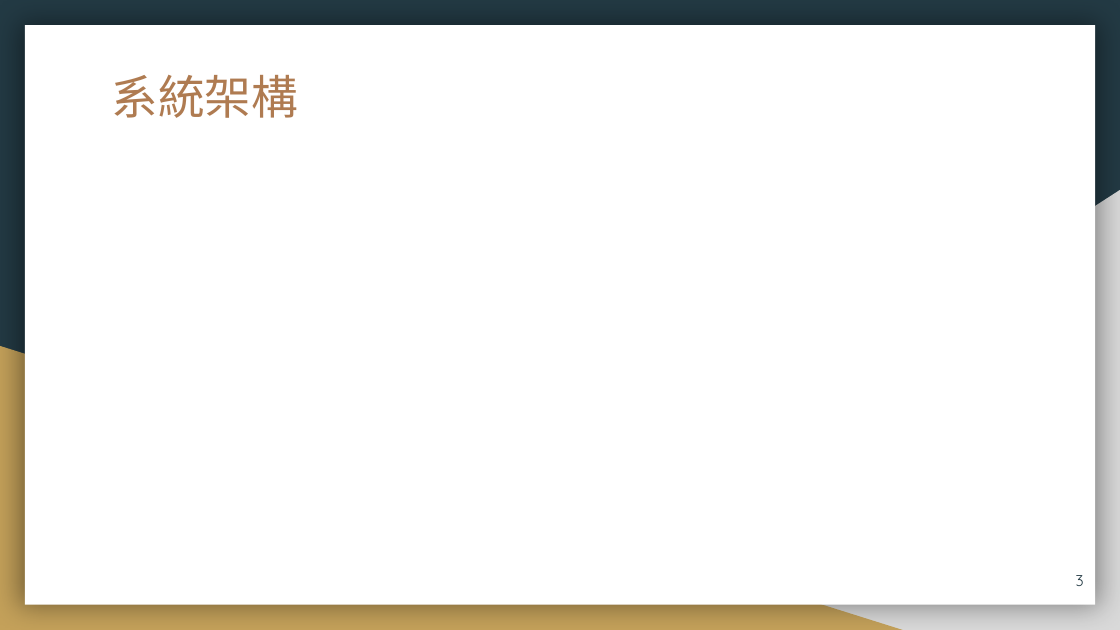
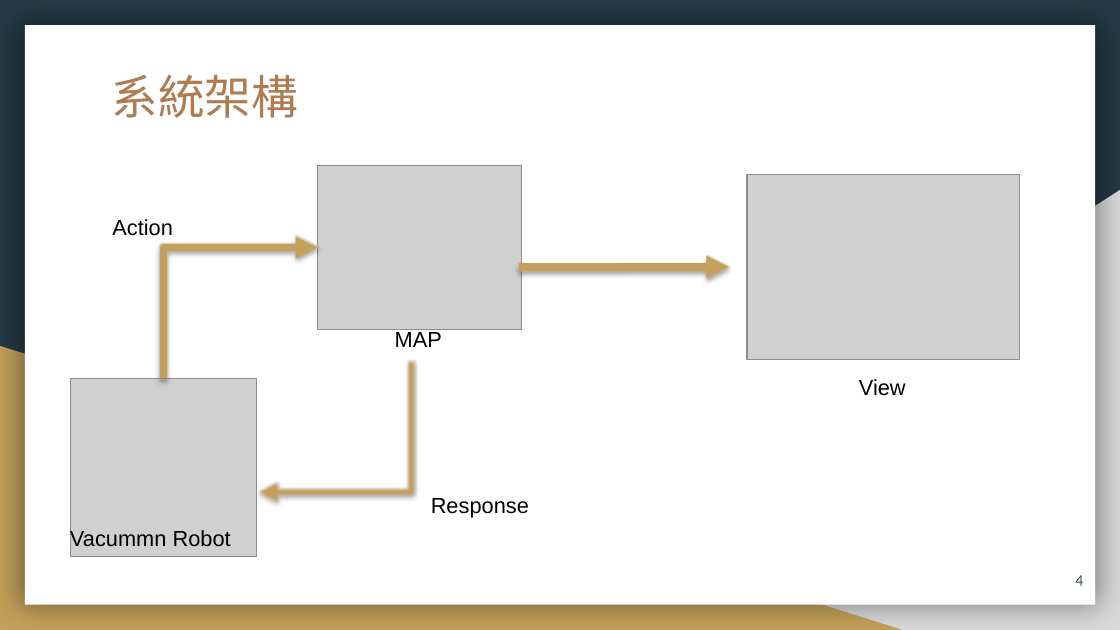
Before and after one commit to 106971001/AI, a slide deck: slide 4 of AI_Filnal_ppt.pptx (slide 3 before the commit). Drawn at 1120x630 pixels with LibreOffice and Linux fonts; fonts in the diff are those of the drawing; grey boxes stand for pictures. Boxes give left, top, right and bottom in pixels: in the first picture for what was removed or moved away, otherwise in the second. Text is boxed around its words. In the diff, an @@ line names an element or a change of style, - is before the commit and + after.

```diff
--- a/AI_Filnal_ppt.pptx
+++ b/AI_Filnal_ppt.pptx
@@ picture added at [318,166,522,330] @@
@@ picture added at [747,175,1019,360] @@
@@ text added at [112,219,173,236], 14 pt, text #000000 @@
+Action
@@ elbow arrow added from (164, 379) to (318, 248), #C4A15A 4.75 pt @@
@@ elbow arrow added from (519, 267) to (728, 267), #C4A15A 4.75 pt @@
@@ text added at [395,332,442,347], 14 pt, text #000000 @@
+MAP
@@ picture added at [71,379,258,557] @@
@@ elbow arrow added from (411, 361) to (256, 492), #C4A15A 4.75 pt @@
@@ text added at [859,379,906,396], 14 pt, text #000000 @@
+View
@@ text added at [431,498,529,517], 14 pt, text #000000 @@
+Response
@@ text added at [70,529,231,551], 14 pt, text #000000 @@
+Vacummn Robot
@@ page number at [1075,575,1084,586]: text changed @@
-3
+4
```
Also in this commit, not shown: 9 other slides changed, 5 slides added, 2 slides removed, 3 other files.
